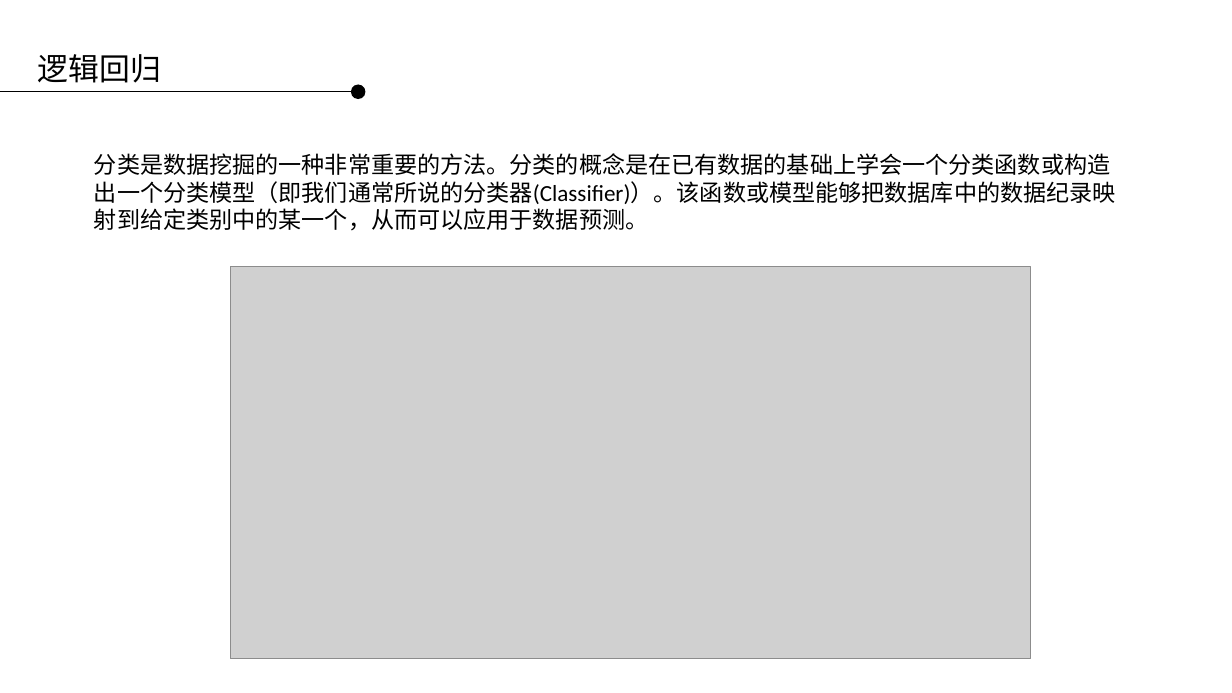
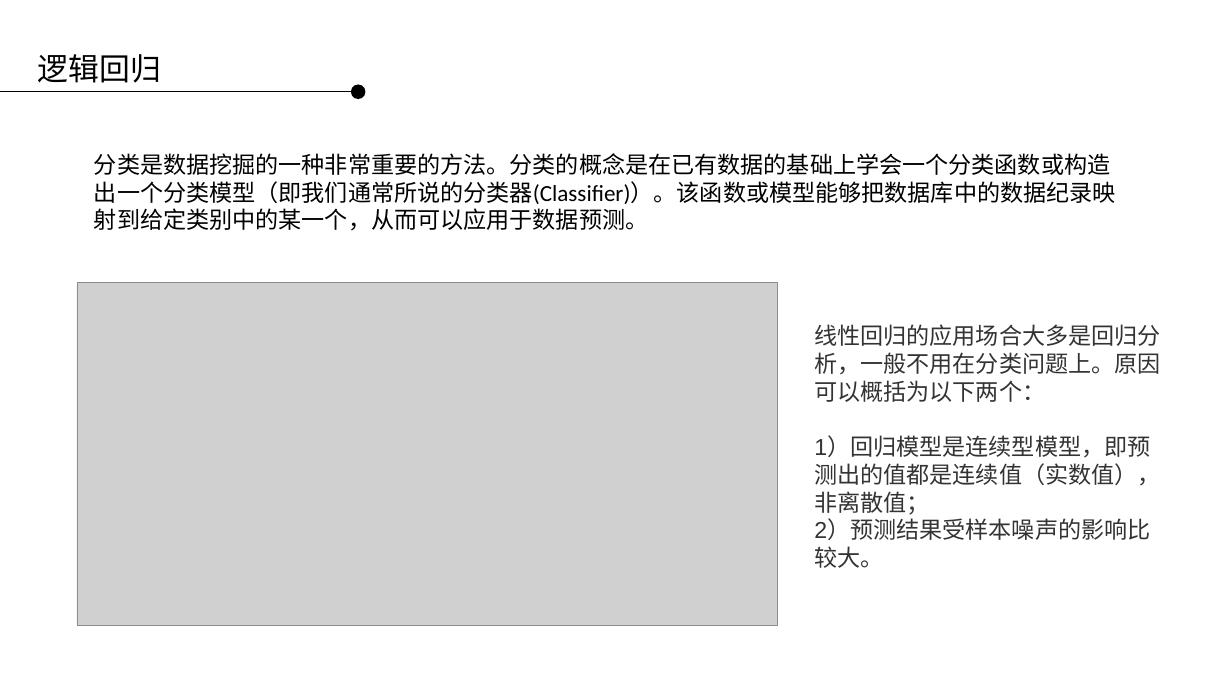
Before and after one commit to applepip/Big_Data, a slide deck: slide 4 of 产品大数据分析与建模/大数据分析与建模 - 逻辑回归 第二讲.pptx. Drawn at 1232x693 pixels with LibreOffice and Linux fonts; fonts in the diff are those of the drawing; grey boxes stand for pictures; background and template pictures are left out. Boxes give left, top, right and bottom in pixels: in the first picture for what was removed or moved away, otherwise in the second. Text is boxed around its words. In the diff, an @@ line names an element or a change of style, - is before the commit and + after.

```diff
--- a/产品大数据分析与建模/大数据分析与建模 - 逻辑回归 第二讲.pptx
+++ b/产品大数据分析与建模/大数据分析与建模 - 逻辑回归 第二讲.pptx
@@ picture: place and size @@
-picture at <box>230,266,1031,659</box>
+picture at <box>77,282,777,626</box>
@@ text added at <box>814,324,1160,568</box>, 18 pt, text #333333 @@
+线性回归的应用场合大多是回归分析，一般不用在分类问题上。原因可以概括为以下两个：
+1）回归模型是连续型模型，即预测出的值都是连续值（实数值），非离散值；
+2）预测结果受样本噪声的影响比较大。
```
Also in this commit, not shown: 6 slides added.
